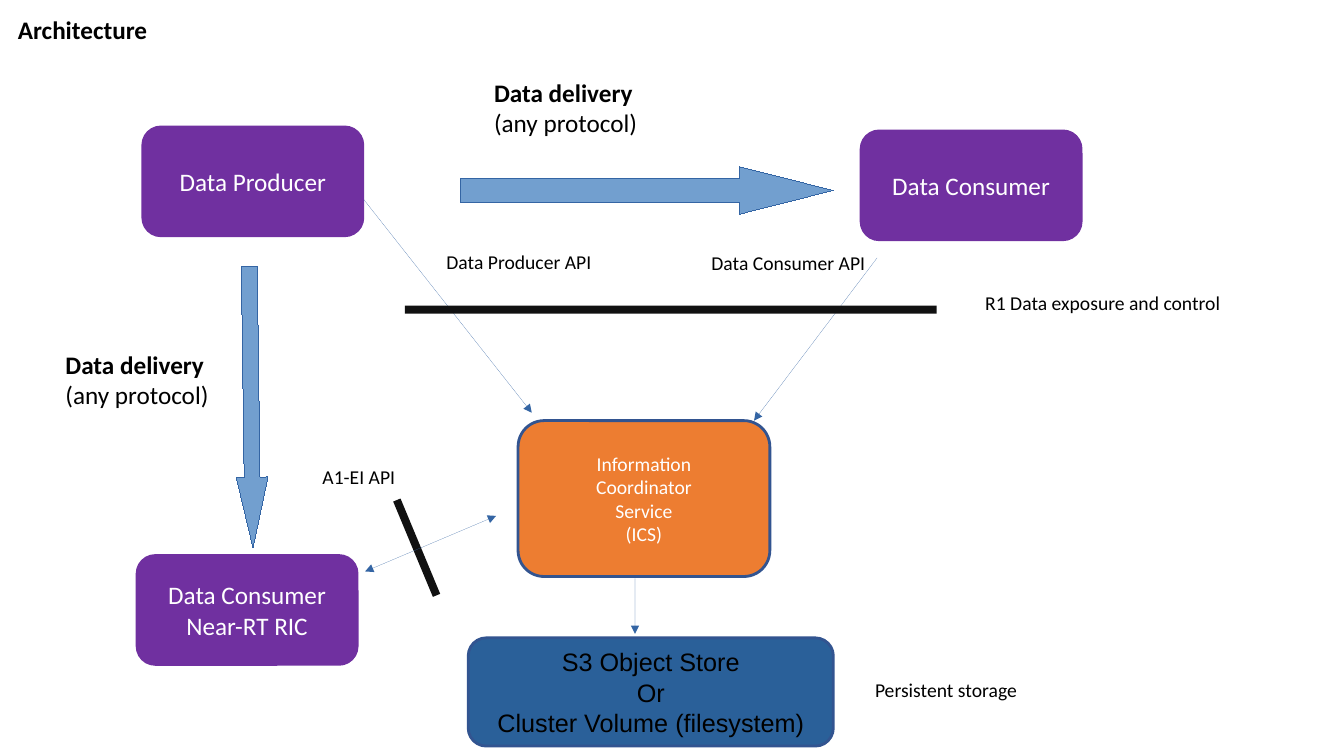
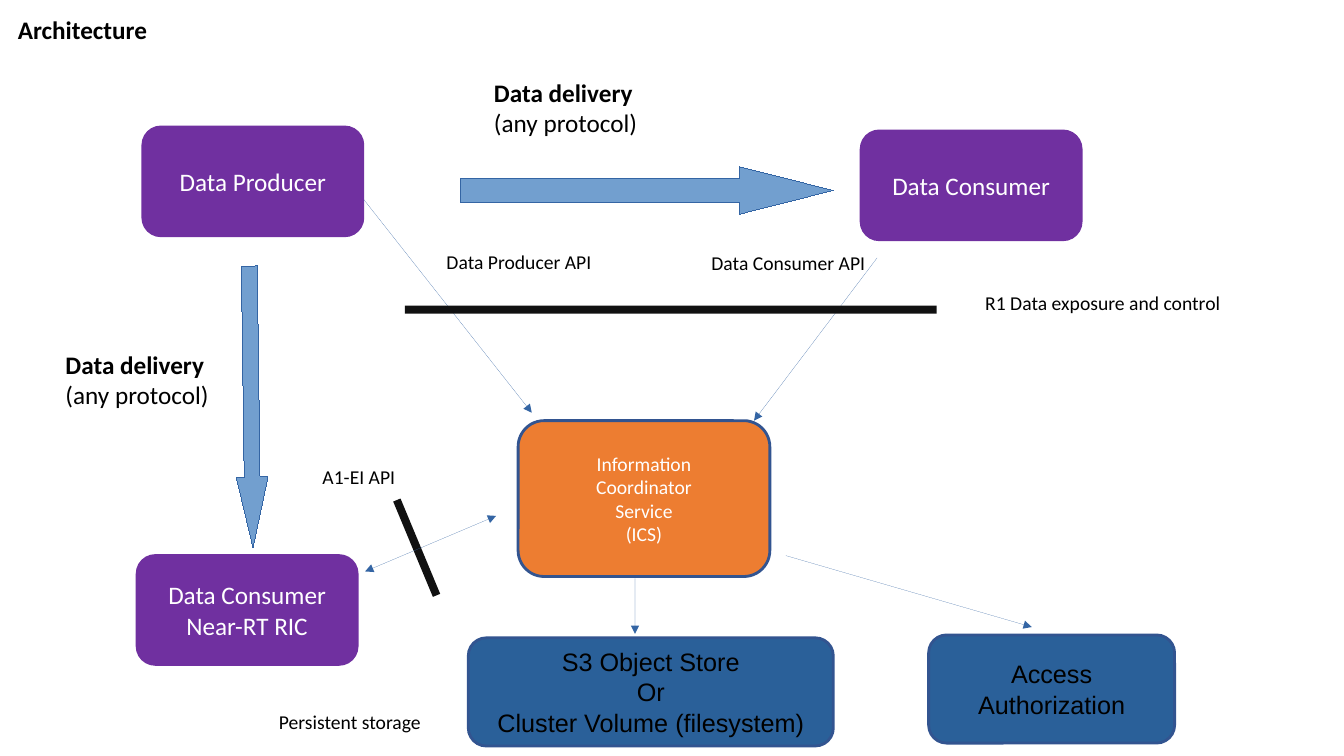
Before and after one commit to o-ran-sc/nonrtric-plt-informationcoordinatorservice, a slide deck: slide 1 of docs/Architecture.pptx. Drawn at 1344x756 pixels with LibreOffice and Linux fonts; fonts in the diff are those of the drawing. Boxes give left, top, right and bottom in pixels: in the first picture for what was removed or moved away, otherwise in the second. Text is boxed around its words. In the diff, an @@ line names an element or a change of style, - is before the commit and + after.

Commit message:
NONRTRIC - Fine grained authorization in ICS
Documentation updates.

Issue-ID: NONRTRIC-815

```diff
--- a/docs/Architecture.pptx
+++ b/docs/Architecture.pptx
@@ arrow added from (786, 556) to (1032, 627), #3465A4 0.75 pt @@
@@ rounded rectangle added at <box>929,635,1175,743</box>, fill #2A6099, outline #325491 2 pt, 18 pt, text #000000 @@
+Access Authorization
@@ text "Persistent storage": place and size @@
-text "Persistent storage" at <box>875,683,1017,701</box>
+text "Persistent storage" at <box>279,715,421,733</box>
```
Also in this commit, not shown: 2 other files.
